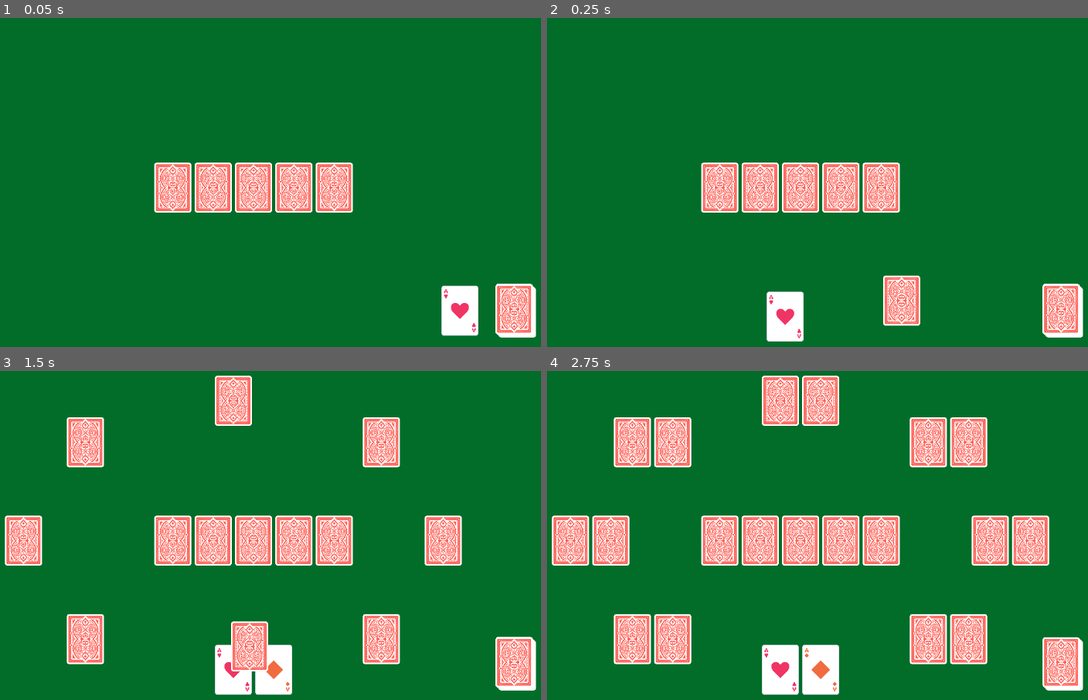
Above: before the commit, frames 1-4 (two rows, left to right).
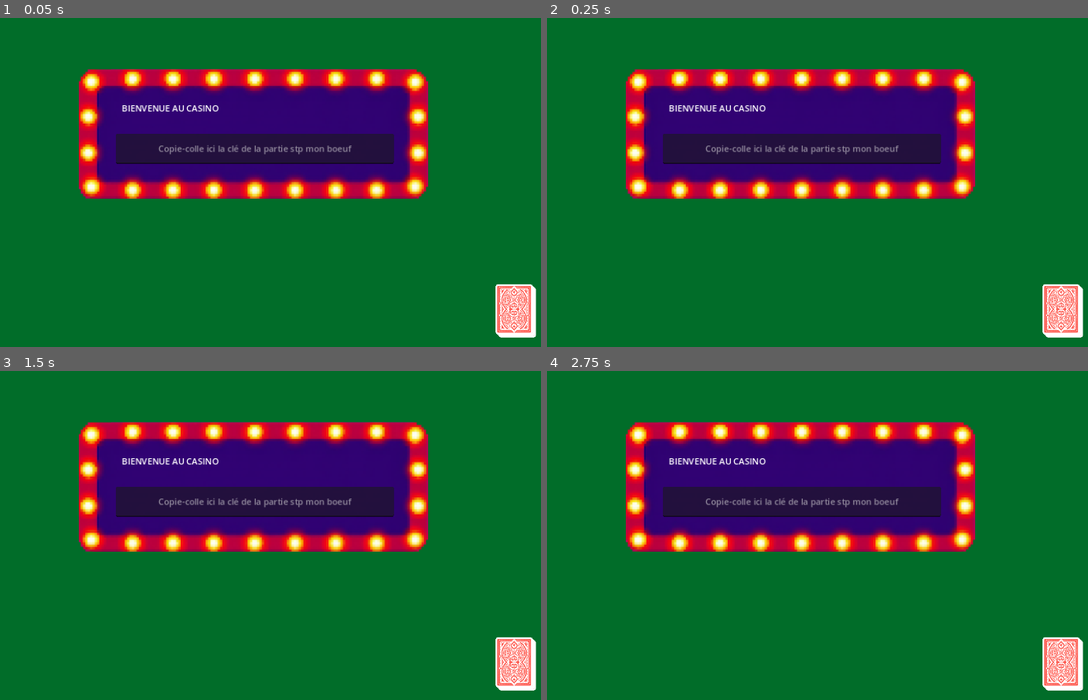
Above: after the commit, the same moments.

Repository: Alex-Onceanu/ProjectGambling
Game: Godot game, scene res://game_room.tscn
Two runs of this game, one before a commit and one after it. Both use one fixed random seed, a clock stepped at 60 frames per second and the inputs below.
Inputs:
- Up to frame 1 (0.05 s): no input
- Up to frame 2 (0.25 s): no input
- Up to frame 3 (1.5 s): no input
- Up to frame 4 (2.75 s): no input

The runs differ from the first frame. In frame 1, 28% of the frame differs, in the area x 14-99%, y 15-97%; in frame 2, 29%; in frame 3, 35%; in frame 4, 40%, in the area x 0-93%, y 1-99%.

Commit message:
Pop-up provisoire pour entrer le code de la partie

Diff:
--- a/game_room.gd
+++ b/game_room.gd
@@ -1,16 +1,25 @@
 extends Node2D
+
+var user_id
 
 func _ready():
 	# on veut que la fonction _on_request_completed se lance une fois que la requête sera faite
 	$HTTPRequest.request_completed.connect(_on_request_completed)
 
-	var code = "" # demander à l'utilisateur d'entrer le code de la game
-	var url = "https://" + code + ".ngrok-free.app"
-	$HTTPRequest.request(str(url) + "/register/user?name=leGodot")
-
-	$Deck.deal_cards($Players/Player1, ["HA", "DA"], [$Players/Player6, $Players/Player4, $Players/Player7, $Players/Player2, $Players/Player5, $Players/Player3, $Players/Player8])
-
 # se lance dès que le serveur nous a répondu (la réponse est en argument)
 func _on_request_completed(result, response_code, headers, body):
 	var ans = body.get_string_from_utf8() # le serv répond juste un string
-	print(ans)
+
+	# TODO : gestion d'erreurs (faire des try-catch)
+	user_id = int(ans)
+	print("ID : " + ans)
+
+	$enter_code.visible = false
+	$Deck.deal_cards($Players/Player1, ["HA", "DA"], [$Players/Player6, $Players/Player4, $Players/Player7, $Players/Player2, $Players/Player5, $Players/Player3, $Players/Player8])
+
+# demander à l'utilisateur d'entrer le code de la game
+func _on_server_key_text_submitted(new_text: String) -> void:
+	if len($enter_code/server_key.text) <= 30:
+		return
+	var url = "https://" + $enter_code/server_key.text + ".ngrok-free.app"
+	$HTTPRequest.request(str(url) + "/register/user?name=leGodot")
--- a/game_room.tscn
+++ b/game_room.tscn
@@ -1,9 +1,10 @@
-[gd_scene load_steps=5 format=3 uid="uid://duvnm3asxykhb"]
+[gd_scene load_steps=6 format=3 uid="uid://duvnm3asxykhb"]
 
 [ext_resource type="PackedScene" uid="uid://b25ew1dv5tplj" path="res://card.tscn" id="1_ayhm6"]
 [ext_resource type="Script" path="res://game_room.gd" id="1_fgygk"]
 [ext_resource type="Script" path="res://deck.gd" id="2_mgxd7"]
 [ext_resource type="PackedScene" uid="uid://ccbm2fm8ej331" path="res://player.tscn" id="3_qs578"]
+[ext_resource type="Texture2D" uid="uid://ddapr4j4223dn" path="res://menu.png" id="5_ihfpa"]
 
 [node name="GameRoom" type="Node2D"]
 script = ExtResource("1_fgygk")
@@ -31,6 +32,7 @@
 [node name="4" parent="Deck" instance=ExtResource("1_ayhm6")]
 
 [node name="River" type="Node2D" parent="."]
+visible = false
 position = Vector2(576, 324)
 
 [node name="1" parent="River" instance=ExtResource("1_ayhm6")]
@@ -73,3 +75,29 @@
 
 [node name="Player6" parent="Players" instance=ExtResource("3_qs578")]
 position = Vector2(-275, 183)
+
+[node name="enter_code" type="Node2D" parent="."]
+position = Vector2(576, 324)
+
+[node name="img" type="Sprite2D" parent="enter_code"]
+position = Vector2(0, -100)
+scale = Vector2(1.89062, 1.89062)
+texture = ExtResource("5_ihfpa")
+
+[node name="welcome" type="Label" parent="enter_code"]
+offset_left = -245.0
+offset_top = -159.0
+offset_right = 261.0
+offset_bottom = -116.0
+text = "BIENVENUE AU CASINO"
+
+[node name="server_key" type="LineEdit" parent="enter_code"]
+offset_left = -256.0
+offset_top = -100.0
+offset_right = 261.0
+offset_bottom = -44.0
+placeholder_text = "Copie-colle ici la clé de la partie stp mon boeuf"
+alignment = 1
+max_length = 50
+
+[connection signal="text_submitted" from="enter_code/server_key" to="." method="_on_server_key_text_submitted"]
Binary file added: menu.png
Not shown, added: menu.png.import
